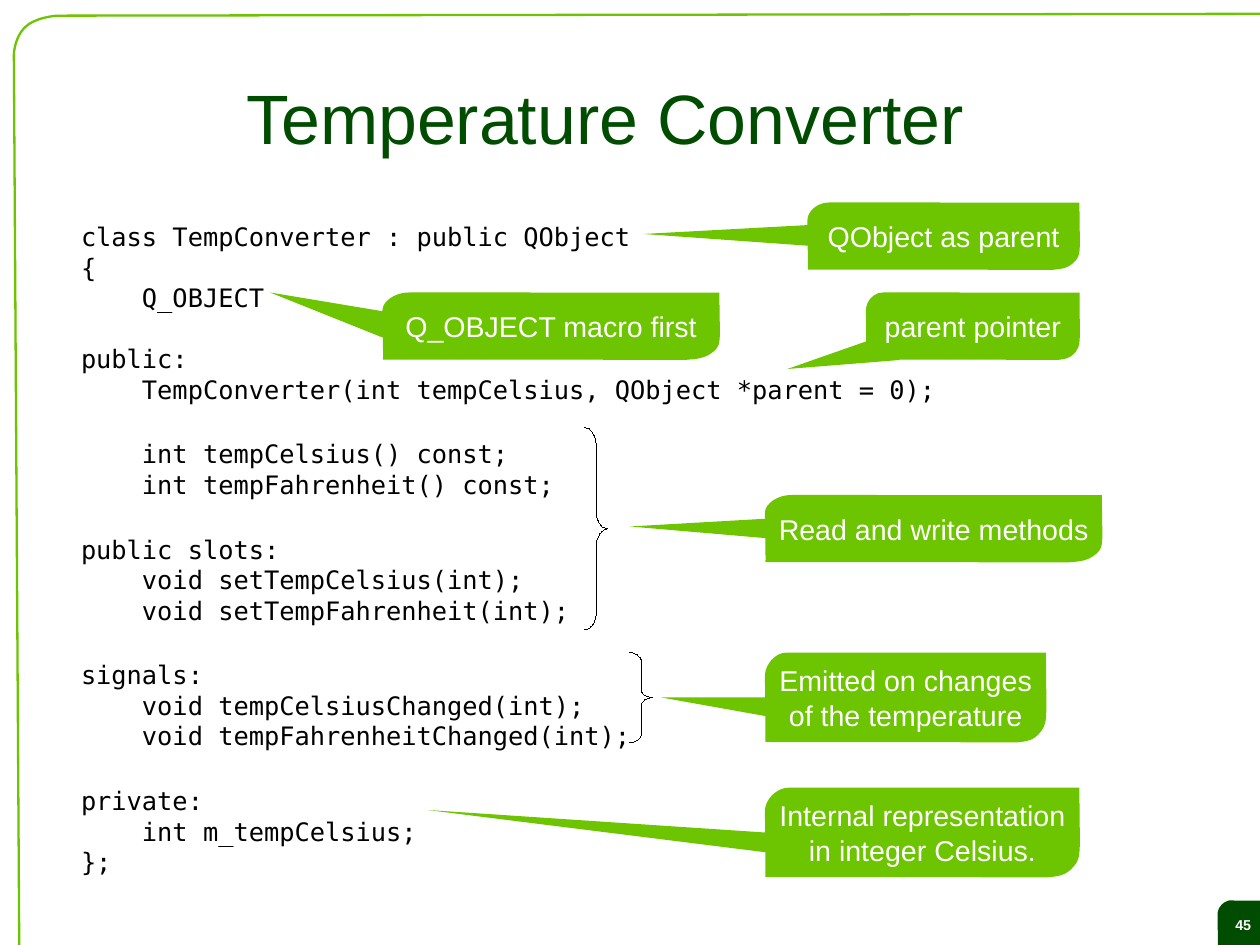
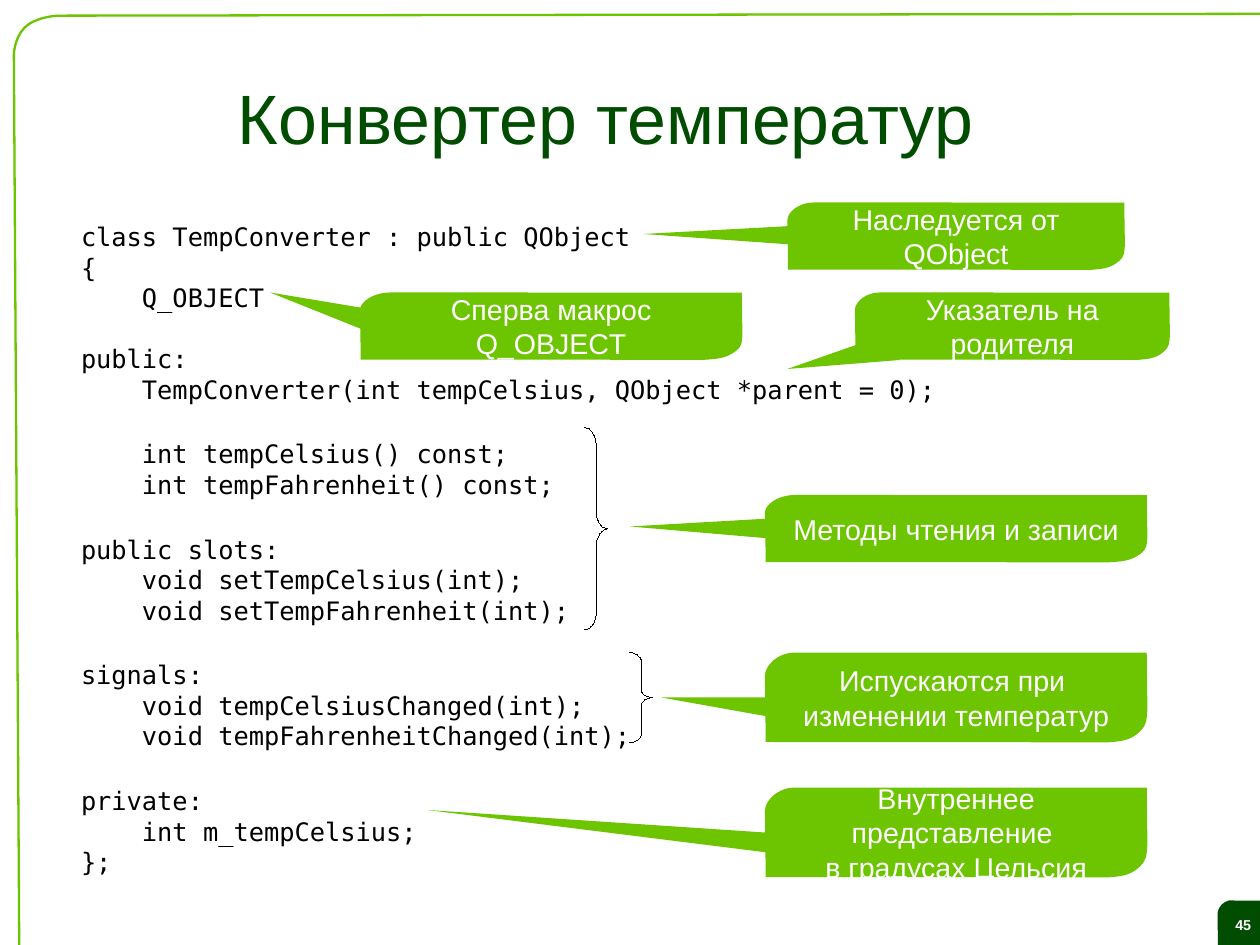
Before and after one commit to saa/qecm, a slide deck: slide 45 of Lectures and Exercises/L02 - The Qt object model and the signal slot concept/L2 Slides.odp. Drawn at 1260x945 pixels with LibreOffice and Linux fonts; fonts in the diff are those of the drawing; background and template pictures are left out. Boxes give left, top, right and bottom in pixels: in the first picture for what was removed or moved away, otherwise in the second. Text is boxed around its words. In the diff, an @@ line names an element or a change of style, - is before the commit and + after.

```diff
--- a/Lectures and Exercises/L02 - The Qt object model and the signal slot concept/L2 Slides.odp
+++ b/Lectures and Exercises/L02 - The Qt object model and the signal slot concept/L2 Slides.odp
@@ title at (x1=238, y1=96, x2=973, y2=157): text changed @@
-Temperature Converter
+Конвертер температур
@@ freeform shape "Наследуется от QObject" resized from (x1=807, y1=202, x2=1079, y2=270) to (x1=788, y1=202, x2=1125, y2=270) @@
@@ text in freeform shape at (x1=853, y1=210, x2=1059, y2=270): text changed @@
-QObject as parent
+Наследуется от QObject
@@ freeform shape "Сперва макрос Q_OBJECT" resized from (x1=383, y1=293, x2=720, y2=360) to (x1=360, y1=293, x2=743, y2=360) @@
@@ freeform shape "Указатель на родителя" resized from (x1=867, y1=293, x2=1080, y2=360) to (x1=855, y1=293, x2=1171, y2=360) @@
@@ text in freeform shape at (x1=451, y1=300, x2=651, y2=360): text changed @@
-Q_OBJECT macro first
+Сперва макрос Q_OBJECT
@@ text in freeform shape at (x1=926, y1=300, x2=1099, y2=360): text changed @@
-parent pointer
+Указатель на родителя
@@ freeform shape "Методы чтения и записи" resized from (x1=765, y1=495, x2=1102, y2=563) to (x1=765, y1=495, x2=1148, y2=563) @@
@@ text in freeform shape at (x1=793, y1=520, x2=1119, y2=545): text changed @@
-Read and write methods
+Методы чтения и записи
@@ freeform shape "Испускаются при" resized from (x1=765, y1=653, x2=1046, y2=743) to (x1=765, y1=653, x2=1148, y2=743) @@
@@ text in freeform shape at (x1=803, y1=671, x2=1109, y2=731): text changed @@
-Emitted on changes
-of the temperature
+Испускаются при
+изменении температур
@@ freeform shape "Внутреннее представление" resized from (x1=765, y1=788, x2=1080, y2=878) to (x1=765, y1=788, x2=1148, y2=878) @@
@@ text in freeform shape at (x1=825, y1=787, x2=1087, y2=883): text changed @@
-Internal representation
-in integer Celsius.
+Внутреннее представление
+в градусах Цельсия
```
Also in this commit, not shown: 39 other slides changed, 19 slides added, 19 slides removed, 1 other file.
